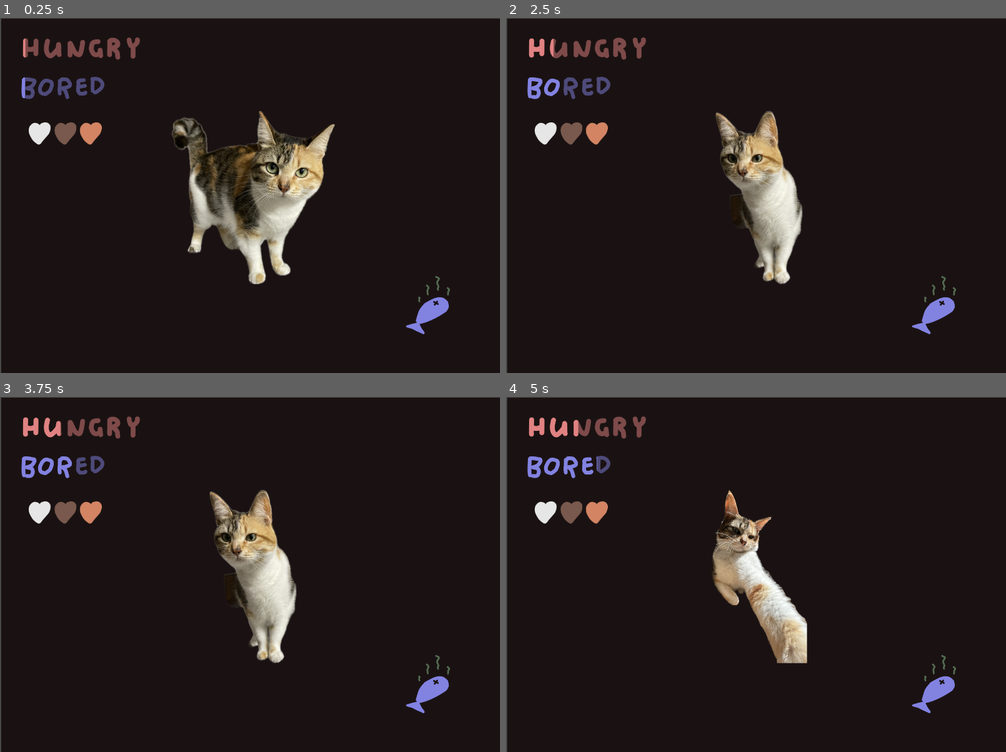
Above: before the commit, frames 1-4 (two rows, left to right).
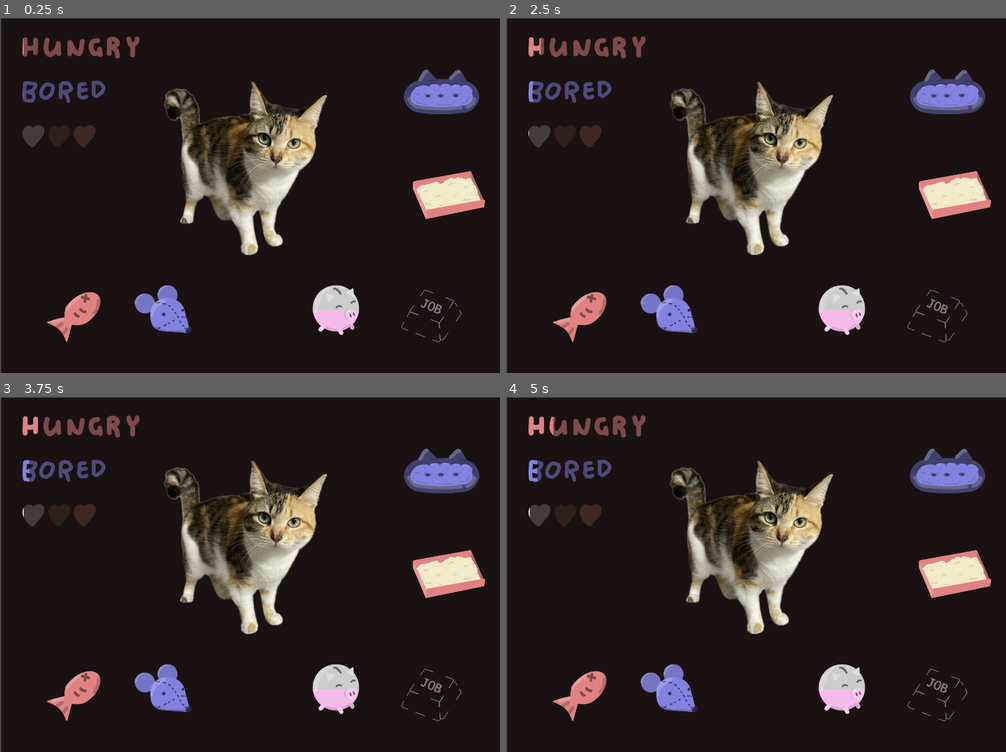
Above: after the commit, the same moments.

Repository: olivier-danielj/NeedForFeed-SAGJ-2025
Game: Godot game, scene res://scenes/main.tscn
The game is run twice, just before and just after one commit, with the same random seed, the same clock (stepped at 60 frames per second) and the same inputs. This scene is started directly instead of the project's main scene.
Inputs:
- Up to frame 1 (0.25 s): no input
- Up to frame 2 (2.5 s): tap Enter at 1.25 s
- Up to frame 3 (3.75 s): tap Space at 2.75 s
- Up to frame 4 (5 s): no input

The runs differ from the first frame. In frame 1, 17% of the frame differs, in the area x 4-97%, y 5-92%; in frame 2, 16%; in frame 3, 16%; in frame 4, 16%.

Commit message:
Add generic buttons and capitalism

Diff:
--- /dev/null
+++ b/Button.gd
@@ -0,0 +1,136 @@
+extends Node2D
+
+const spr_fish = preload("res://sprites/buttons/fish.png")
+const spr_fish_under = preload("res://sprites/buttons/fish off.png")
+
+const spr_mouse = preload("res://sprites/buttons/mouse.png")
+const spr_mouse_under = preload("res://sprites/buttons/mouse off.png")
+
+const spr_litter = preload("res://sprites/buttons/litter.png")
+const spr_litter_under = preload("res://sprites/buttons/litter_off.png")
+
+const spr_bed = preload("res://sprites/buttons/bed.png")
+const spr_bed_under = preload("res://sprites/buttons/bed off.png")
+
+const spr_money = preload("res://sprites/buttons/pig.png")
+const spr_money_under = preload("res://sprites/buttons/pig off.png")
+
+const spr_job = preload("res://sprites/buttons/job.png")
+const spr_job_under = preload("res://sprites/buttons/job off.png")
+
+@export var need : Need.Type = Need.Type.HUNGRY
+var pressed : bool = false
+const TICK = 0.2
+
+signal fill(type : Need.Type)
+signal warn(type: Need.Type)
+signal panic(type: Need.Type)
+
+# Called when the node enters the scene tree for the first time.
+func _ready():
+	set_sprite()
+
+func set_sprite() -> Resource:
+	match need:
+		Need.Type.HUNGRY:
+			$Progress.texture_progress = spr_fish
+			$Progress.texture_under = spr_fish_under
+		Need.Type.BORED:
+			$Progress.texture_progress = spr_mouse
+			$Progress.texture_under = spr_mouse_under
+		Need.Type.EEP:
+			$Progress.texture_progress = spr_bed
+			$Progress.texture_under = spr_bed_under
+			$Progress.value = 100
+			$Progress.fill_mode = $Progress.FILL_BOTTOM_TO_TOP
+		Need.Type.STINK:
+			$Progress.texture_progress = spr_litter
+			$Progress.texture_under = spr_litter_under
+			$Progress.value = 100
+			$Progress.fill_mode = $Progress.FILL_TOP_TO_BOTTOM
+		Need.Type.MONEY:
+			$Progress.texture_progress = spr_money
+			$Progress.texture_under = spr_money_under
+			$Progress.value = 50
+			$Progress.fill_mode = $Progress.FILL_BOTTOM_TO_TOP
+		Need.Type.JOB:
+			$Progress.texture_progress = spr_job
+			$Progress.texture_under = spr_job_under
+			$Progress.value = 0
+			$Progress.fill_mode = $Progress.FILL_BOTTOM_TO_TOP
+			$Tick.start(TICK)
+	return spr_fish
+
+func _on_button_pressed():
+	if $Progress.value == 0:
+		return
+	match need:
+		Need.Type.HUNGRY, Need.Type.BORED:
+			$Progress.value -= 5
+			fill.emit(need)
+		Need.Type.MONEY:
+			$Progress.value -= 20
+			fill.emit(need)
+
+func _on_button_button_down():
+	match need:
+		Need.Type.JOB, Need.Type.STINK:
+			pressed = true
+			$Tick.start(TICK)
+
+func _on_button_button_up():
+	pressed = false
+
+func _on_tick_timeout():
+	match need:
+		Need.Type.JOB:
+			if pressed:
+				$Progress.value += 5
+			else:
+				$Progress.value -= 5
+			if $Progress.value == $Progress.max_value:
+				$Progress.value = $Progress.min_value
+				fill.emit(need)
+				$Tick.stop()
+			if $Progress.value > $Progress.min_value:
+				$Tick.start(TICK)
+		Need.Type.STINK:
+			if pressed:
+				$Progress.value += 10
+				if $Progress.value < $Progress.max_value:
+					$Tick.start(TICK)
+		Need.Type.EEP:
+			$Progress.value += 5
+			if $Progress.value >= $Progress.max_value:
+				fill.emit(need)
+				$Tick.stop()
+			else:
+				$Tick.start(TICK)
+
+func _on_pig_fill(type):
+	match need:
+		Need.Type.HUNGRY, Need.Type.BORED:
+			$Progress.value += 20
+
+func _on_job_fill(type):
+	if need != Need.Type.MONEY:
+		return
+	$Progress.value += 50
+
+func _on_fish_fill(type):
+	if need != Need.Type.STINK:
+		return
+	$Progress.value -= 4
+
+func _on_mouse_fill(type):
+	if need != Need.Type.EEP:
+		return
+	$Progress.value -= 10
+	if $Progress.value <= 0:
+		panic.emit(need)
+	elif $Progress.value < 50:
+		warn.emit(need)
+
+func _on_karlotta_sleeping():
+	if need == Need.Type.EEP:
+		$Tick.start(TICK)
--- a/nodes/bar.tscn
+++ b/nodes/bar.tscn
@@ -7,6 +7,8 @@
 [node name="Bar" type="Node2D"]
 script = ExtResource("1_sf3it")
 
+[node name="Tick" type="Timer" parent="."]
+
 [node name="Display" type="TextureProgressBar" parent="."]
 offset_left = 65.0
 offset_top = 53.0
@@ -15,7 +17,5 @@
 texture_under = ExtResource("1_581x2")
 texture_progress = ExtResource("2_3dioe")
 
-[node name="Timer" type="Timer" parent="."]
-
+[connection signal="timeout" from="Tick" to="." method="_on_timer_timeout"]
 [connection signal="value_changed" from="Display" to="." method="_on_display_value_changed"]
-[connection signal="timeout" from="Timer" to="." method="_on_timer_timeout"]
--- /dev/null
+++ b/nodes/button.tscn
@@ -0,0 +1,31 @@
+[gd_scene load_steps=4 format=3 uid="uid://dbph1ym0xerud"]
+
+[ext_resource type="Script" path="res://Button.gd" id="1_m67oj"]
+[ext_resource type="Texture2D" uid="uid://ddsg22k5lv7g3" path="res://sprites/buttons/fish.png" id="2_adr0o"]
+[ext_resource type="Texture2D" uid="uid://bpxe4y74juxpj" path="res://sprites/buttons/fish off.png" id="4_lp1yi"]
+
+[node name="Button" type="Node2D"]
+script = ExtResource("1_m67oj")
+
+[node name="Progress" type="TextureProgressBar" parent="."]
+offset_left = 3.0
+offset_top = 3.0
+offset_right = 180.0
+offset_bottom = 171.0
+value = 100.0
+fill_mode = 3
+texture_under = ExtResource("4_lp1yi")
+texture_progress = ExtResource("2_adr0o")
+
+[node name="Button" type="Button" parent="."]
+modulate = Color(1, 1, 1, 0)
+offset_left = 1.0
+offset_right = 188.0
+offset_bottom = 171.0
+
+[node name="Tick" type="Timer" parent="."]
+
+[connection signal="button_down" from="Button" to="." method="_on_button_button_down"]
+[connection signal="button_up" from="Button" to="." method="_on_button_button_up"]
+[connection signal="pressed" from="Button" to="." method="_on_button_pressed"]
+[connection signal="timeout" from="Tick" to="." method="_on_tick_timeout"]
--- a/scenes/main.tscn
+++ b/scenes/main.tscn
@@ -1,12 +1,10 @@
-[gd_scene load_steps=8 format=3 uid="uid://cd7vi3k43hehw"]
+[gd_scene load_steps=6 format=3 uid="uid://cd7vi3k43hehw"]
 
 [ext_resource type="Texture2D" uid="uid://devqjgurgc7mb" path="res://sprites/backgrounds/BG.png" id="1_sca46"]
 [ext_resource type="Script" path="res://scripts/Karlotta.gd" id="2_gh6wi"]
 [ext_resource type="Texture2D" uid="uid://h4gfdqoqkr30" path="res://sprites/karlotta/stance.png" id="2_jgo6f"]
-[ext_resource type="Texture2D" uid="uid://cgm0idfnt7eae" path="res://sprites/bars/love behind.png" id="4_uyggl"]
-[ext_resource type="Texture2D" uid="uid://ccksgiosymswx" path="res://sprites/bars/love.png" id="5_avemn"]
 [ext_resource type="PackedScene" uid="uid://c0us3wxiuk1py" path="res://nodes/bar.tscn" id="7_du5iu"]
-[ext_resource type="Texture2D" uid="uid://cksdtobuhkvrd" path="res://sprites/bars/feed.png" id="10_g3rgw"]
+[ext_resource type="PackedScene" uid="uid://dbph1ym0xerud" path="res://nodes/button.tscn" id="7_ywlxn"]
 
 [node name="Main" type="Node2D"]
 
@@ -18,41 +16,66 @@
 script = ExtResource("2_gh6wi")
 
 [node name="Sprite" type="Sprite2D" parent="Karlotta"]
-position = Vector2(729, 518)
+position = Vector2(707, 434)
 texture = ExtResource("2_jgo6f")
 
 [node name="Button" type="Button" parent="Karlotta"]
 modulate = Color(1, 1, 1, 0)
-offset_left = 504.0
-offset_top = 286.0
-offset_right = 954.0
-offset_bottom = 758.0
+offset_left = 482.0
+offset_top = 202.0
+offset_right = 932.0
+offset_bottom = 674.0
+metadata/_edit_use_anchors_ = true
 
-[node name="LoveBar" type="TextureProgressBar" parent="."]
-offset_left = 83.0
-offset_top = 301.0
-offset_right = 304.0
-offset_bottom = 379.0
-value = 100.0
-texture_under = ExtResource("4_uyggl")
-texture_progress = ExtResource("5_avemn")
+[node name="BarHungry" parent="." instance=ExtResource("7_du5iu")]
 
-[node name="Feed" type="Sprite2D" parent="."]
-position = Vector2(1233, 828)
-texture = ExtResource("10_g3rgw")
-
-[node name="Hunger" parent="." instance=ExtResource("7_du5iu")]
-position = Vector2(1, 3)
-
-[node name="Boredom" parent="." instance=ExtResource("7_du5iu")]
-position = Vector2(-3, 117)
+[node name="BarBored" parent="." instance=ExtResource("7_du5iu")]
+position = Vector2(0, 128)
 need = 1
 
+[node name="BarLove" parent="." instance=ExtResource("7_du5iu")]
+position = Vector2(0, 256)
+need = 2
+
+[node name="Fish" parent="." instance=ExtResource("7_ywlxn")]
+position = Vector2(128, 768)
+
+[node name="Mouse" parent="." instance=ExtResource("7_ywlxn")]
+position = Vector2(384, 768)
+need = 1
+
+[node name="Bed" parent="." instance=ExtResource("7_ywlxn")]
+position = Vector2(1152, 136)
+need = 3
+
+[node name="Litter" parent="." instance=ExtResource("7_ywlxn")]
+position = Vector2(1152, 392)
+need = 4
+
+[node name="Job" parent="." instance=ExtResource("7_ywlxn")]
+position = Vector2(1152, 768)
+need = 6
+
+[node name="Pig" parent="." instance=ExtResource("7_ywlxn")]
+position = Vector2(896, 768)
+need = 5
+
+[connection signal="sleeping" from="Karlotta" to="Bed" method="_on_karlotta_sleeping"]
 [connection signal="button_down" from="Karlotta/Button" to="Karlotta" method="_on_button_button_down"]
 [connection signal="button_up" from="Karlotta/Button" to="Karlotta" method="_on_button_button_up"]
-[connection signal="calm" from="Hunger" to="Karlotta" method="_on_calm"]
-[connection signal="panic" from="Hunger" to="Karlotta" method="_on_panic"]
-[connection signal="warn" from="Hunger" to="Karlotta" method="_on_warn"]
-[connection signal="calm" from="Boredom" to="Karlotta" method="_on_calm"]
-[connection signal="panic" from="Boredom" to="Karlotta" method="_on_panic"]
-[connection signal="warn" from="Boredom" to="Karlotta" method="_on_warn"]
+[connection signal="calm" from="BarHungry" to="Karlotta" method="_on_calm"]
+[connection signal="panic" from="BarHungry" to="Karlotta" method="_on_panic"]
+[connection signal="warn" from="BarHungry" to="Karlotta" method="_on_warn"]
+[connection signal="calm" from="BarBored" to="Karlotta" method="_on_calm"]
+[connection signal="panic" from="BarBored" to="Karlotta" method="_on_panic"]
+[connection signal="warn" from="BarBored" to="Karlotta" method="_on_warn"]
+[connection signal="fill" from="Fish" to="BarHungry" method="_on_fill"]
+[connection signal="fill" from="Fish" to="Litter" method="_on_fish_fill"]
+[connection signal="fill" from="Mouse" to="BarBored" method="_on_fill"]
+[connection signal="fill" from="Mouse" to="Bed" method="_on_mouse_fill"]
+[connection signal="fill" from="Bed" to="Karlotta" method="_on_calm"]
+[connection signal="panic" from="Bed" to="Karlotta" method="_on_panic"]
+[connection signal="warn" from="Bed" to="Karlotta" method="_on_warn"]
+[connection signal="fill" from="Job" to="Pig" method="_on_job_fill"]
+[connection signal="fill" from="Pig" to="Fish" method="_on_pig_fill"]
+[connection signal="fill" from="Pig" to="Mouse" method="_on_pig_fill"]
--- a/scripts/Karlotta.gd
+++ b/scripts/Karlotta.gd
@@ -19,22 +19,17 @@
 	SLEEPING,
 }
 
-var isHungry : bool = false
-var isTired : bool = false
-var isBored : bool = false
 var isPanic : bool = false
+var state : STATES = STATES.IDLE
 
-var state : STATES = STATES.IDLE
+signal sleeping
 
 # Catch need signals
 
-
 func _on_warn(type):
-	flag_need(type, true)
 	update_state(type, Need.Action.WARN)
 
 func _on_calm(type):
-	flag_need(type, false)
 	update_state(type, Need.Action.CALM)
 
 func _on_panic(type):
@@ -51,13 +46,6 @@
 func _on_button_button_up():
 	$Sprite.texture = preload("res://sprites/karlotta/stance.png")
 
-func flag_need(dt : Need.Type, on : bool):
-	match dt:
-		Need.Type.HUNGRY:
-			isHungry = on
-		Need.Type.BORED:
-			isBored = on
-
 func update_state(dt : Need.Type, dx : Need.Action):
 	match state:
 		STATES.IDLE:
@@ -66,6 +54,10 @@
 			hungry.call(dt, dx)
 		STATES.BORED, STATES.EVIL:
 			bored.call(dt, dx)
+		STATES.SLEEPY:
+			sleep.call(dt, dx)
+		STATES.SLEEPING:
+			bedjie.call(dt, dx)
 	update_sprite()
 	return
 
@@ -99,7 +91,8 @@
 			state = STATES.HUNGRY
 		Need.Type.BORED:
 			state = STATES.BORED
-
+		Need.Type.EEP:
+			state = STATES.SLEEPY
 
 # State transitions
 
@@ -116,10 +109,34 @@
 var bored: Callable = func(dt : Need.Type, dx : Need.Action):
 	match dx:
 		Need.Action.CALM:
-			state = STATES.IDLE
+			if dt == Need.Type.BORED:
+				state = STATES.IDLE
 		Need.Action.WARN:
 			match dt:  # Swap to priorities
-				Need.Type.HUNGRY: STATES.HUNGRY
-				Need.Type.EEP: STATES.SLEEPY
+				Need.Type.HUNGRY:
+					state = STATES.HUNGRY
+				Need.Type.EEP:
+					state = STATES.SLEEPY
 		Need.Action.PANIC:
 			state = STATES.EVIL
+
+var sleep: Callable = func(dt : Need.Type, dx : Need.Action):
+	match dx:
+		Need.Action.CALM:
+			if dt == Need.Type.EEP:
+				state = STATES.IDLE
+		Need.Action.WARN:
+			match dt:  # Swap to priorities
+				Need.Type.HUNGRY:
+					state = STATES.HUNGRY
+		Need.Action.PANIC:
+			sleeping.emit()
+			state = STATES.SLEEPING
+
+var bedjie: Callable = func(dt : Need.Type, dx : Need.Action):
+	if dt == Need.Type.EEP and dx == Need.Action.CALM:
+		state = STATES.IDLE
+
+# TODO - Store next state and revert to it after calm instead of just idle
+
+# TODO - Fix bug where sleeping means you never need to sleep again?
--- a/scripts/Need.gd
+++ b/scripts/Need.gd
@@ -1,6 +1,6 @@
 class_name Need
 
-enum Type {HUNGRY, BORED, LOVE, EEP}
+enum Type {HUNGRY, BORED, LOVE, EEP, STINK, MONEY, JOB}
 enum Action {NONE, WARN, PANIC, CALM}
 
 const mid_min = 40
--- a/scripts/bar.gd
+++ b/scripts/bar.gd
@@ -15,11 +15,15 @@
 # Sprites
 const SPR_HUNGRY = preload("res://sprites/bars/hungry.png")
 const SPR_HUNGRY_BEHIND = preload("res://sprites/bars/hungry behind.png")
-const SPD_HUNGRY = 1
+const SPD_HUNGRY = 0.5
 
 const SPR_BORED = preload("res://sprites/bars/bored.png")
 const SPR_BORED_BEHIND = preload("res://sprites/bars/bored behind.png")
-const SPD_BORED = 2
+const SPD_BORED = 0.25
+
+const SPR_LOVE = preload("res://sprites/buttons/love.png")
+const SPR_LOVE_BEHIND = preload("res://sprites/buttons/love_behind.png")
+const SPD_LOVE = 0.05
 
 const frequency = 0.1
 
@@ -28,7 +32,7 @@
 	set_need()
 	$Display.min_value = bar_min
 	$Display.max_value = bar_max
-	$Timer.start(frequency)
+	$Tick.start(frequency)
 
 
 # Set bar's display sprites based on selected type
@@ -42,6 +46,10 @@
 			$Display.texture_progress = SPR_BORED
 			$Display.texture_under = SPR_BORED_BEHIND
 			$Display.step = SPD_BORED
+		Need.Type.LOVE:
+			$Display.texture_progress = SPR_LOVE
+			$Display.texture_under = SPR_LOVE_BEHIND
+			$Display.step = SPD_LOVE
 
 # Emit warn or panic if value passes threshold
 func _on_display_value_changed(value):
@@ -63,8 +71,11 @@
 			panic.emit(need)
 			print("PANIC")
 			# TODO - countdown instead
-			$Timer.stop()
+			$Tick.stop()
 
 func _on_timer_timeout():
 	$Display.value += $Display.step
-	$Timer.start(frequency)
+	$Tick.start(frequency)
+
+func _on_fill(type):
+	$Display.value -= 10
Binary file added: sprites/buttons/bed off.png
Not shown, added: sprites/buttons/bed off.png.import
Binary file added: sprites/buttons/bed.png
Not shown, added: sprites/buttons/bed.png.import
Binary file added: sprites/buttons/fish off.png
Not shown, added: sprites/buttons/fish off.png.import
Binary file added: sprites/buttons/fish.png
Not shown, added: sprites/buttons/fish.png.import
Binary file added: sprites/buttons/job off.png
Not shown, added: sprites/buttons/job off.png.import
Binary file added: sprites/buttons/job.png
Not shown, added: sprites/buttons/job.png.import
(and 16 more such lines)
